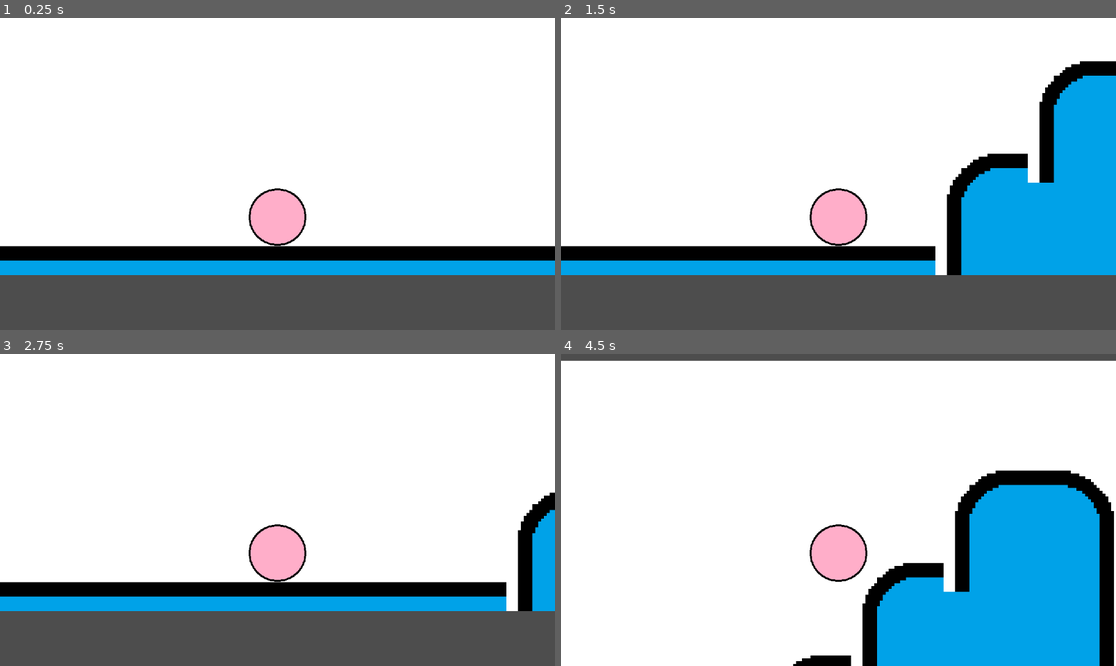
Above: before the commit, frames 1-4 (two rows, left to right).
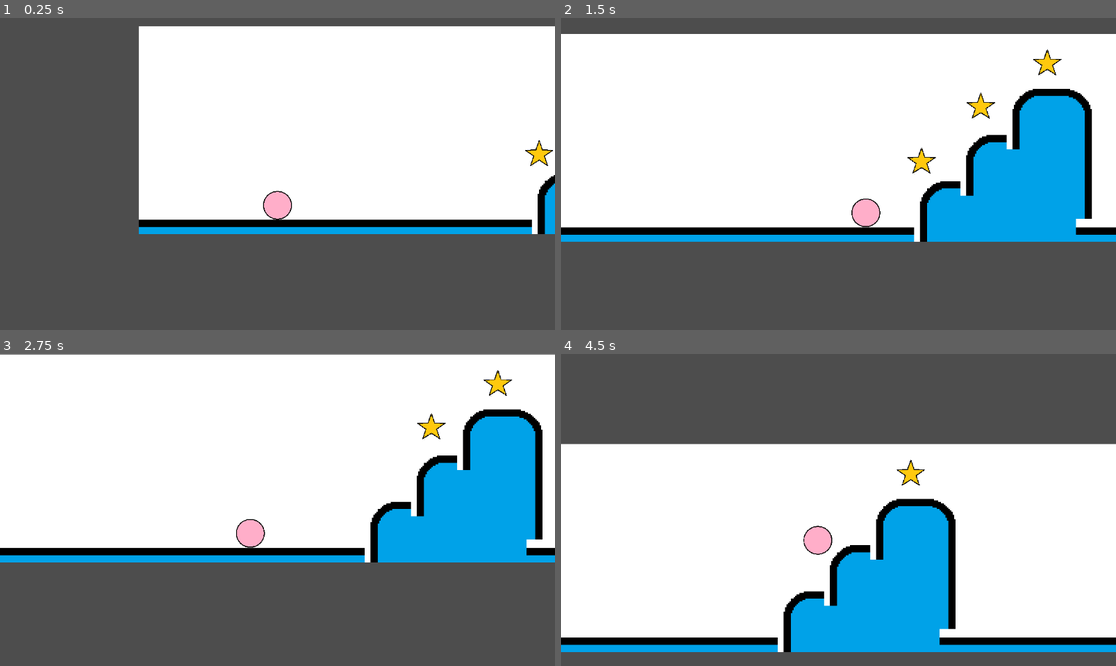
Above: after the commit, the same moments.

Repository: Galeceon/Platform-thesis
Game: Godot game, scene res://Assets/Scenes/Areas/test.tscn
The game is run twice, just before and just after one commit, with the same random seed, the same clock (stepped at 60 frames per second) and the same inputs.
Inputs:
- Up to frame 1 (0.25 s): no input
- Up to frame 2 (1.5 s): hold D (move_right) from 0.53 s (still down); tap Space (jump) at 0.77 s
- Up to frame 3 (2.75 s): tap Space (jump) at 1.52 s; release D (move_right) at 2.03 s; hold A (move_left) from 2.03 s (still down)
- Up to frame 4 (4.5 s): release A (move_left) at 2.78 s; hold D (move_right) 2.78-4.28 s; tap Space (jump) at 3.02, 3.77 s; hold A (move_left) from 4.28 s (still down)

The runs differ from the first frame. In frame 1, 37% of the frame differs, in the area x 0-100%, y 0-83%; in frame 2, 29%; in frame 3, 31%; in frame 4, 58%, in the area x 0-100%, y 2-100%.

Commit message:
Mejora de cámara e inicio de configuración de monedas sin funcionalidad, solo desaparecer. Configuración de terreno y  capas de fisica

Diff:
--- a/Assets/Scenes/Areas/test.tscn
+++ b/Assets/Scenes/Areas/test.tscn
@@ -1,7 +1,8 @@
-[gd_scene load_steps=5 format=3 uid="uid://ctcxgk1jx8g7h"]
+[gd_scene load_steps=6 format=3 uid="uid://ctcxgk1jx8g7h"]
 
 [ext_resource type="Texture2D" uid="uid://memm5yh0wgq4" path="res://Assets/Sprites/plat_temp.png" id="1_o4wga"]
 [ext_resource type="PackedScene" uid="uid://cx04cpeiplwb5" path="res://Assets/Scenes/kaleido_dummy.tscn" id="2_x4ied"]
+[ext_resource type="PackedScene" uid="uid://b752ro3u1emxh" path="res://Assets/Scenes/coin.tscn" id="3_y8iod"]
 
 [sub_resource type="TileSetAtlasSource" id="TileSetAtlasSource_3r7uc"]
 texture = ExtResource("1_o4wga")
@@ -120,9 +121,6 @@
 37:0/0 = 0
 37:0/0/physics_layer_0/linear_velocity = Vector2(0, 0)
 37:0/0/physics_layer_0/angular_velocity = 0.0
-38:0/0 = 0
-38:0/0/physics_layer_0/linear_velocity = Vector2(0, 0)
-38:0/0/physics_layer_0/angular_velocity = 0.0
 0:1/0 = 0
 0:1/0/physics_layer_0/linear_velocity = Vector2(0, 0)
 0:1/0/physics_layer_0/angular_velocity = 0.0
@@ -237,9 +235,6 @@
 37:1/0 = 0
 37:1/0/physics_layer_0/linear_velocity = Vector2(0, 0)
 37:1/0/physics_layer_0/angular_velocity = 0.0
-38:1/0 = 0
-38:1/0/physics_layer_0/linear_velocity = Vector2(0, 0)
-38:1/0/physics_layer_0/angular_velocity = 0.0
 0:2/0 = 0
 0:2/0/physics_layer_0/linear_velocity = Vector2(0, 0)
 0:2/0/physics_layer_0/angular_velocity = 0.0
@@ -247,6 +242,7 @@
 1:2/0/physics_layer_0/linear_velocity = Vector2(0, 0)
 1:2/0/physics_layer_0/angular_velocity = 0.0
 2:2/0 = 0
+2:2/0/terrain_set = 0
 2:2/0/physics_layer_0/linear_velocity = Vector2(0, 0)
 2:2/0/physics_layer_0/angular_velocity = 0.0
 2:2/0/physics_layer_0/polygon_0/points = PackedVector2Array(1.375, 2.75, 8, -1.375, 8, 8, -2.5, 8)
@@ -387,9 +383,6 @@
 37:2/0 = 0
 37:2/0/physics_layer_0/linear_velocity = Vector2(0, 0)
 37:2/0/physics_layer_0/angular_velocity = 0.0
-38:2/0 = 0
-38:2/0/physics_layer_0/linear_velocity = Vector2(0, 0)
-38:2/0/physics_layer_0/angular_velocity = 0.0
 0:3/0 = 0
 0:3/0/physics_layer_0/linear_velocity = Vector2(0, 0)
 0:3/0/physics_layer_0/angular_velocity = 0.0
@@ -537,9 +530,6 @@
 37:3/0 = 0
 37:3/0/physics_layer_0/linear_velocity = Vector2(0, 0)
 37:3/0/physics_layer_0/angular_velocity = 0.0
-38:3/0 = 0
-38:3/0/physics_layer_0/linear_velocity = Vector2(0, 0)
-38:3/0/physics_layer_0/angular_velocity = 0.0
 0:4/0 = 0
 0:4/0/physics_layer_0/linear_velocity = Vector2(0, 0)
 0:4/0/physics_layer_0/angular_velocity = 0.0
@@ -687,9 +677,6 @@
 37:4/0 = 0
 37:4/0/physics_layer_0/linear_velocity = Vector2(0, 0)
 37:4/0/physics_layer_0/angular_velocity = 0.0
-38:4/0 = 0
-38:4/0/physics_layer_0/linear_velocity = Vector2(0, 0)
-38:4/0/physics_layer_0/angular_velocity = 0.0
 0:5/0 = 0
 0:5/0/physics_layer_0/linear_velocity = Vector2(0, 0)
 0:5/0/physics_layer_0/angular_velocity = 0.0
@@ -837,9 +824,6 @@
 37:5/0 = 0
 37:5/0/physics_layer_0/linear_velocity = Vector2(0, 0)
 37:5/0/physics_layer_0/angular_velocity = 0.0
-38:5/0 = 0
-38:5/0/physics_layer_0/linear_velocity = Vector2(0, 0)
-38:5/0/physics_layer_0/angular_velocity = 0.0
 0:6/0 = 0
 0:6/0/physics_layer_0/linear_velocity = Vector2(0, 0)
 0:6/0/physics_layer_0/angular_velocity = 0.0
@@ -987,9 +971,6 @@
 37:6/0 = 0
 37:6/0/physics_layer_0/linear_velocity = Vector2(0, 0)
 37:6/0/physics_layer_0/angular_velocity = 0.0
-38:6/0 = 0
-38:6/0/physics_layer_0/linear_velocity = Vector2(0, 0)
-38:6/0/physics_layer_0/angular_velocity = 0.0
 0:7/0 = 0
 0:7/0/physics_layer_0/linear_velocity = Vector2(0, 0)
 0:7/0/physics_layer_0/angular_velocity = 0.0
@@ -1137,9 +1118,6 @@
 37:7/0 = 0
 37:7/0/physics_layer_0/linear_velocity = Vector2(0, 0)
 37:7/0/physics_layer_0/angular_velocity = 0.0
-38:7/0 = 0
-38:7/0/physics_layer_0/linear_velocity = Vector2(0, 0)
-38:7/0/physics_layer_0/angular_velocity = 0.0
 0:8/0 = 0
 0:8/0/physics_layer_0/linear_velocity = Vector2(0, 0)
 0:8/0/physics_layer_0/angular_velocity = 0.0
@@ -1287,9 +1265,6 @@
 37:8/0 = 0
 37:8/0/physics_layer_0/linear_velocity = Vector2(0, 0)
 37:8/0/physics_layer_0/angular_velocity = 0.0
-38:8/0 = 0
-38:8/0/physics_layer_0/linear_velocity = Vector2(0, 0)
-38:8/0/physics_layer_0/angular_velocity = 0.0
 0:9/0 = 0
 0:9/0/physics_layer_0/linear_velocity = Vector2(0, 0)
 0:9/0/physics_layer_0/angular_velocity = 0.0
@@ -1437,9 +1412,6 @@
 37:9/0 = 0
 37:9/0/physics_layer_0/linear_velocity = Vector2(0, 0)
 37:9/0/physics_layer_0/angular_velocity = 0.0
-38:9/0 = 0
-38:9/0/physics_layer_0/linear_velocity = Vector2(0, 0)
-38:9/0/physics_layer_0/angular_velocity = 0.0
 0:10/0 = 0
 0:10/0/physics_layer_0/linear_velocity = Vector2(0, 0)
 0:10/0/physics_layer_0/angular_velocity = 0.0
@@ -1587,9 +1559,6 @@
 37:10/0 = 0
 37:10/0/physics_layer_0/linear_velocity = Vector2(0, 0)
 37:10/0/physics_layer_0/angular_velocity = 0.0
-38:10/0 = 0
-38:10/0/physics_layer_0/linear_velocity = Vector2(0, 0)
-38:10/0/physics_layer_0/angular_velocity = 0.0
 0:11/0 = 0
 0:11/0/physics_layer_0/linear_velocity = Vector2(0, 0)
 0:11/0/physics_layer_0/angular_velocity = 0.0
@@ -1737,9 +1706,6 @@
 37:11/0 = 0
 37:11/0/physics_layer_0/linear_velocity = Vector2(0, 0)
 37:11/0/physics_layer_0/angular_velocity = 0.0
-38:11/0 = 0
-38:11/0/physics_layer_0/linear_velocity = Vector2(0, 0)
-38:11/0/physics_layer_0/angular_velocity = 0.0
 0:12/0 = 0
 0:12/0/physics_layer_0/linear_velocity = Vector2(0, 0)
 0:12/0/physics_layer_0/angular_velocity = 0.0
@@ -1887,9 +1853,6 @@
 37:12/0 = 0
 37:12/0/physics_layer_0/linear_velocity = Vector2(0, 0)
 37:12/0/physics_layer_0/angular_velocity = 0.0
-38:12/0 = 0
-38:12/0/physics_layer_0/linear_velocity = Vector2(0, 0)
-38:12/0/physics_layer_0/angular_velocity = 0.0
 0:13/0 = 0
 0:13/0/physics_layer_0/linear_velocity = Vector2(0, 0)
 0:13/0/physics_layer_0/angular_velocity = 0.0
@@ -2037,9 +2000,6 @@
 37:13/0 = 0
 37:13/0/physics_layer_0/linear_velocity = Vector2(0, 0)
 37:13/0/physics_layer_0/angular_velocity = 0.0
-38:13/0 = 0
-38:13/0/physics_layer_0/linear_velocity = Vector2(0, 0)
-38:13/0/physics_layer_0/angular_velocity = 0.0
 0:14/0 = 0
 0:14/0/physics_layer_0/linear_velocity = Vector2(0, 0)
 0:14/0/physics_layer_0/angular_velocity = 0.0
@@ -2187,9 +2147,6 @@
 37:14/0 = 0
 37:14/0/physics_layer_0/linear_velocity = Vector2(0, 0)
 37:14/0/physics_layer_0/angular_velocity = 0.0
-38:14/0 = 0
-38:14/0/physics_layer_0/linear_velocity = Vector2(0, 0)
-38:14/0/physics_layer_0/angular_velocity = 0.0
 0:15/0 = 0
 0:15/0/physics_layer_0/linear_velocity = Vector2(0, 0)
 0:15/0/physics_layer_0/angular_velocity = 0.0
@@ -2337,9 +2294,6 @@
 37:15/0 = 0
 37:15/0/physics_layer_0/linear_velocity = Vector2(0, 0)
 37:15/0/physics_layer_0/angular_velocity = 0.0
-38:15/0 = 0
-38:15/0/physics_layer_0/linear_velocity = Vector2(0, 0)
-38:15/0/physics_layer_0/angular_velocity = 0.0
 0:16/0 = 0
 0:16/0/physics_layer_0/linear_velocity = Vector2(0, 0)
 0:16/0/physics_layer_0/angular_velocity = 0.0
@@ -2487,9 +2441,6 @@
 37:16/0 = 0
 37:16/0/physics_layer_0/linear_velocity = Vector2(0, 0)
 37:16/0/physics_layer_0/angular_velocity = 0.0
-38:16/0 = 0
-38:16/0/physics_layer_0/linear_velocity = Vector2(0, 0)
-38:16/0/physics_layer_0/angular_velocity = 0.0
 0:17/0 = 0
 0:17/0/physics_layer_0/linear_velocity = Vector2(0, 0)
 0:17/0/physics_layer_0/angular_velocity = 0.0
@@ -2604,9 +2555,6 @@
 37:17/0 = 0
 37:17/0/physics_layer_0/linear_velocity = Vector2(0, 0)
 37:17/0/physics_layer_0/angular_velocity = 0.0
-38:17/0 = 0
-38:17/0/physics_layer_0/linear_velocity = Vector2(0, 0)
-38:17/0/physics_layer_0/angular_velocity = 0.0
 0:18/0 = 0
 0:18/0/physics_layer_0/linear_velocity = Vector2(0, 0)
 0:18/0/physics_layer_0/angular_velocity = 0.0
@@ -2721,9 +2669,6 @@
 37:18/0 = 0
 37:18/0/physics_layer_0/linear_velocity = Vector2(0, 0)
 37:18/0/physics_layer_0/angular_velocity = 0.0
-38:18/0 = 0
-38:18/0/physics_layer_0/linear_velocity = Vector2(0, 0)
-38:18/0/physics_layer_0/angular_velocity = 0.0
 0:19/0 = 0
 0:19/0/physics_layer_0/linear_velocity = Vector2(0, 0)
 0:19/0/physics_layer_0/angular_velocity = 0.0
@@ -2838,12 +2783,14 @@
 37:19/0 = 0
 37:19/0/physics_layer_0/linear_velocity = Vector2(0, 0)
 37:19/0/physics_layer_0/angular_velocity = 0.0
-38:19/0 = 0
-38:19/0/physics_layer_0/linear_velocity = Vector2(0, 0)
-38:19/0/physics_layer_0/angular_velocity = 0.0
 
 [sub_resource type="TileSet" id="TileSet_k7w2l"]
 physics_layer_0/collision_layer = 1
+terrain_set_0/mode = 0
+terrain_set_0/terrain_0/name = "foreground 0"
+terrain_set_0/terrain_0/color = Color(0.358772, 0.801793, 0.561733, 1)
+terrain_set_0/terrain_1/name = "ground"
+terrain_set_0/terrain_1/color = Color(0.375383, 0.325759, 0.1765, 1)
 sources/0 = SubResource("TileSetAtlasSource_3r7uc")
 
 [node name="Test" type="Node2D"]
@@ -2856,3 +2803,14 @@
 [node name="kaleido_dummy" parent="." instance=ExtResource("2_x4ied")]
 position = Vector2(0, -22)
 speed = 5.0
+
+[node name="Coins" type="Node2D" parent="."]
+
+[node name="coin" parent="Coins" instance=ExtResource("3_y8iod")]
+position = Vector2(268, -108)
+
+[node name="coin2" parent="Coins" instance=ExtResource("3_y8iod")]
+position = Vector2(181, -40)
+
+[node name="coin3" parent="Coins" instance=ExtResource("3_y8iod")]
+position = Vector2(222, -78)
--- /dev/null
+++ b/Assets/Scenes/coin.tscn
@@ -0,0 +1,21 @@
+[gd_scene load_steps=4 format=3 uid="uid://b752ro3u1emxh"]
+
+[ext_resource type="Script" path="res://Assets/Script/coin.gd" id="1_6eknc"]
+[ext_resource type="Texture2D" uid="uid://cq602l5al15p2" path="res://Assets/Sprites/coin_temp.png" id="1_i6if1"]
+
+[sub_resource type="RectangleShape2D" id="RectangleShape2D_y336s"]
+size = Vector2(110, 100)
+
+[node name="coin" type="Area2D"]
+scale = Vector2(0.2, 0.2)
+script = ExtResource("1_6eknc")
+
+[node name="Sprite2D" type="Sprite2D" parent="."]
+texture = ExtResource("1_i6if1")
+
+[node name="CollisionShape2D" type="CollisionShape2D" parent="."]
+position = Vector2(3.57628e-06, -4.17232e-06)
+scale = Vector2(1, 1)
+shape = SubResource("RectangleShape2D_y336s")
+
+[connection signal="body_entered" from="." to="." method="_on_body_entered"]
--- a/Assets/Scenes/kaleido_dummy.tscn
+++ b/Assets/Scenes/kaleido_dummy.tscn
@@ -14,7 +14,9 @@
 
 [node name="Camera2D" type="Camera2D" parent="."]
 offset = Vector2(0, -15)
-zoom = Vector2(6, 6)
+zoom = Vector2(3, 3)
+position_smoothing_enabled = true
+position_smoothing_speed = 7.0
 
 [node name="AgentAnimator" type="Node2D" parent="." node_paths=PackedStringArray("kaleido_controller", "animation_player", "sprite")]
 script = ExtResource("2_s7m5h")
--- /dev/null
+++ b/Assets/Script/coin.gd
@@ -0,0 +1,7 @@
+extends Area2D
+
+
+func _on_body_entered(body):
+	if body is KaleidoController:
+		#Agarrar la moneda
+		queue_free()
--- a/project.godot
+++ b/project.godot
@@ -33,6 +33,12 @@
 ]
 }
 
+[layer_names]
+
+2d_physics/layer_1="player"
+2d_physics/layer_9="ground"
+2d_physics/layer_10="foreground"
+
 [rendering]
 
 textures/canvas_textures/default_texture_filter=0
Binary file added: Assets/Sprites/coin_temp.png
Not shown, added: Assets/Sprites/coin_temp.png.import
